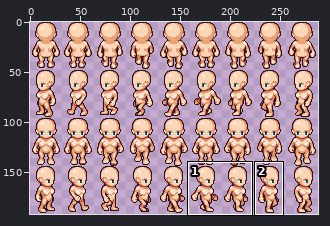
Two states of a sprite sheet, sprites/char_template.png. Above: a wide view before the commit, with the close-up outlined.
Close-up. Before the commit:
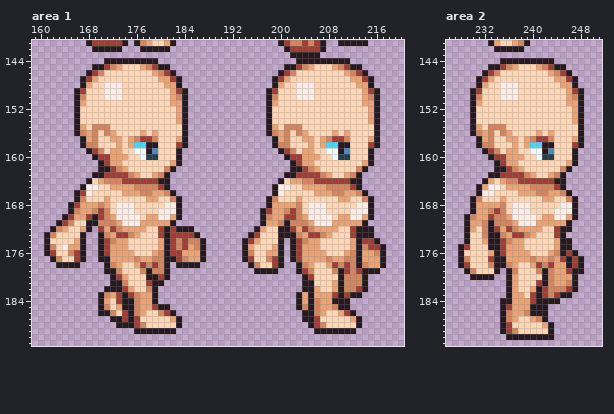
The file is 288x192 pixels. Shown: area 1: x 159..220, y 141..191; area 2: x 226..251, y 141..191. The commit also changed other parts of the picture, which this record leaves out.
After the commit:
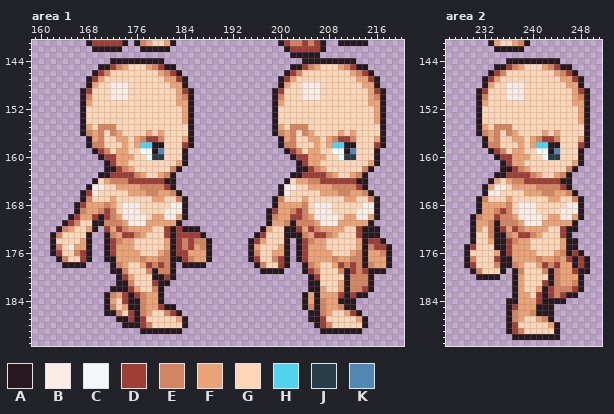
Palette (. is transparent): A #281820  B #fbece6  C #f2f8f9  D #9e3e37  E #d28560  F #eaa377  G #fdd5b7  H #50d4ec  J #293d4b  K #5187b3
Difference:
Changed rows in their new state; - is an unchanged pixel.
Area 1:
first column x 161:
144 ----------.--------A----------------------.--------A------
145 --------.-ADEF--GFED-A------------------.-ADEF--GFED-A----
146 -------.ADE-------GFEDA----------------.ADE-------GFEDA---
147 ------.ADF---------G-FDA--------------.ADF---------G-FDA--
148 ------.AF-G--B------G-FA--------------.AF-G--B------G-FA--
149 -----.AD--G--B-------GFDA------------.AD--G--B-------GFDA-
150 -----.AE--G--B-------GFEA------------.AE--G--B-------GFEA-
151 -----.AF-------------G-FA------------.AF-------------G-FA-
152 -----.A---------------GFA------------.A---------------GFA-
153 -----.A---------------GFA------------.A---------------GFA-
154 -----.A---------------GFA------------.A---------------GFA-
155 -----.AFG--E-----------GA------------.AFG--E-----------GA-
156 -----.AEFEGEF---GFGF---GA------------.AEFEGEF---GFGF---GA-
157 ------.AFE-G-FGFE-DE--GFA-------------.AFE-G-FGFE-DE--GFA-
158 ------.A-E--GFGF-H-A--GDA-------------.A-E--GFGF-H-A--GDA-
159 -------.ADEG-F-G-CAK--GA---------------.ADEG-F-G-CAK--GA--
160 --------.A-D--F-GC-J--GA----------------.A-D--F-GC-J--GA--
161 ---------.AD-F-------GFA-----------------.AD-F-------GFA--
162 ---------.-ADEF-----GEA------------------.-ADEF-----GEA---
163 --------.-A---DEF-GFEA------------------.-A---DEF-GFEA----
164 -------.AGF--E-----D-A-----------------.AG-F-E-----D-A----
165 ------.A-B-G---F---EDA----------------.A-B-G---F---EDA----
166 -----.ADB----G--F-E-FEA---------------.AB----G--F-E-FEA---
167 -----.AE--GF-----G-F-GEA-------------.AE--GF-----G-F-GEA--
168 ----.AD--FEFG--B----G-BA-------------.A---FEG--B----G-BA--
169 ----.AE-FEDEG--B---G--BA------------.AD-FEDEG--B---G--BA--
170 ---.AD-FDADEF---BG-F-BFA------------.AE-F-DEF---BG-F-BFA--
171 --.ADE-G-A--EF--B----FA-------------.A-FEA--EF--B----FA---
172 -.AEF-GFA.DFDE---F-GDAD--A---------.AF-G-ADFDE---F-GD--A--
173 .AE---GA-.AEF-DEF--GDA---DA-------.AD--G--AEF-DEF--GD--A--
174 .A---GFA-.ADE-F----GFADED-EA-----.ADF--GA.ADE-F----GFA-DA-
175 .AEGB-FA-.AD--F----GFADEDFEA-----.AF--GFA.AD--F----GFAE-DA
176 .AD-GEDA-.AD---F--GFEA-D--FA-----.AE-G-FA.AD---F--GFEA-FEA
177 -.AE-GDA-.-A---FE-F-E-ADE-FA-----.AD-GEDA.AD---FE-F-EA--FA
178 --.---A---.AEF-GFDEDEA.---A-------.AE-GDA-.AEF-GFDEDEAE-FA
179 ----------.-AE--GEA-EA-------------.---A--.ADE--GEADED--A-
180 -----------.ADF--G-ADA---------------------.AD---GA--EA---
181 -----------.-AE--GD-A----------------------.-A--GFA--EA---
182 ----------.--ADF-GEA-----------------------.-AF-GFA-EDA---
183 ---------.AEFDADE-FA----------------------.AFA--FDAD-A----
184 ---------.AFGD-AE-FA----------------------.AFAE-F--A------
185 ---------.AEGF-AE-FD-A--------------------.AEAE-FE-A------
186 ---------.-AEGDAEF-GEDA--------------------.-AEF-GFDA-----
187 -----------.-ADAD----GFA-------------------.-AD----GFA----
188 ------------.--ADE----GA--------------------.ADE----GA----
189 ---------------.------A----------------------.------A-----
Area 2:
first column x 228:
144 -------.--------A-----
145 -----.-ADEF--GFED-A---
146 ----.ADE-------GFEDA--
147 ---.ADF---------G-FDA-
148 ---.AF-G--B------G-FA-
149 --.AD--G--B-------GFDA
150 --.AE--G--B-------GFEA
151 --.AF-------------G-FA
152 --.A---------------GFA
153 --.A---------------GFA
154 --.A---------------GFA
155 --.AFG--E-----------GA
156 --.AEFEGEF---GFGF---GA
157 ---.AFE-G-FGFE-DE--GFA
158 ---.A-E--GFGF-H-A--GDA
159 ----.ADEG-F-G-CAK--GA-
160 -----.A-D--F-GC-J--GA-
161 ------.AD-F-------GFA-
162 ------.-ADEF-----GEA--
163 -----.-A---DEF-GFEA---
164 ----.AFGF-E-----D-A---
165 ---.AF-BG---F---EDA---
166 ---.A-B---G--F-E-FEA--
167 --.AE--GF-----G-F-GEA-
168 --.A---FEG--B----G-BA-
169 --.A-FEDEG--B---G--BA-
170 -.AE-FD-EF---BG-F-BFA-
171 -.A-FEA--EF--B----FA--
172 -.AFGEADFDE---F-GD-A--
173 -.A-GE-AEF-DEF--GDA---
174 -.A-GF-ADE-F----GF-A--
175 .AD--G-AD--F----GF-A--
176 .A---GFAD---F--GFEADA-
177 .AE--GD-A---FE-FEFDADA
178 .AD--GE-AEF-GFDED-FADA
179 -.AE--GA.AE--GEAE-FD-A
180 --.---A-.AF---GAE--FA-
181 --------.AF--GDAE-FEA-
182 --------.AF-GFAD--EDA-
183 --------.A-FGDADED-A--
184 -------.-A--FD---A----
185 -------.AD--F--A------
186 -------.AE-FE--A------
187 -------.AEF-GFEA------
188 -------.AD----GFA-----
189 -------.ADE----GA-----
190 --------.-------A-----
Changed places in both close-ups, as pixel boxes (x1, y1, x2, y2):
changed: (44, 58, 212, 334)
changed: (242, 58, 392, 334)
changed: (458, 58, 590, 340)
